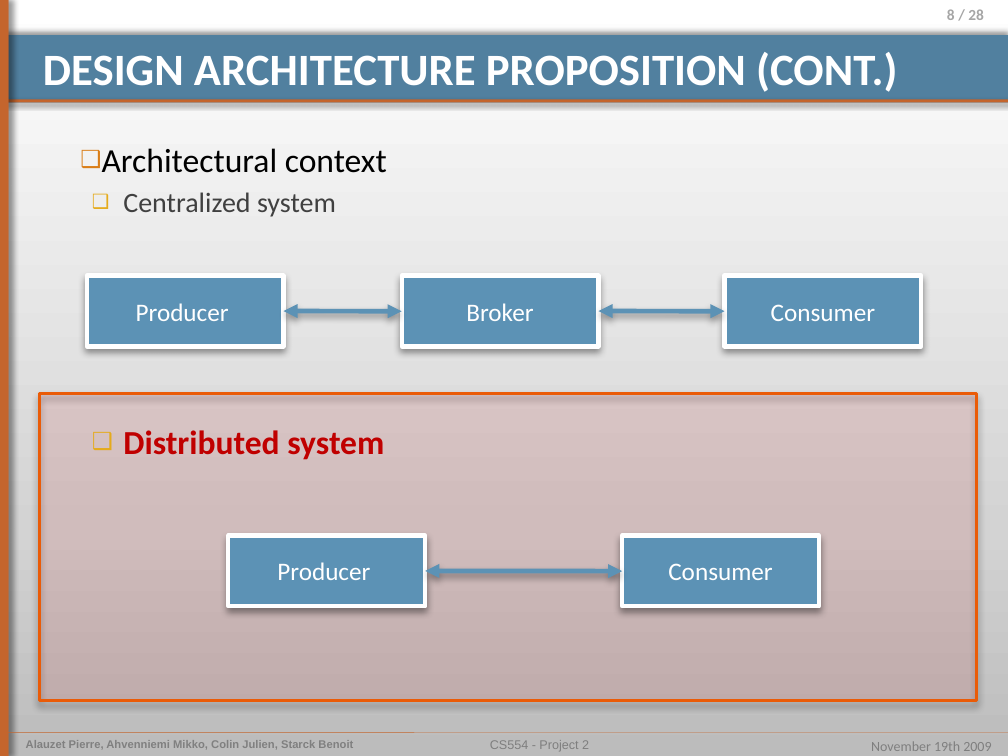
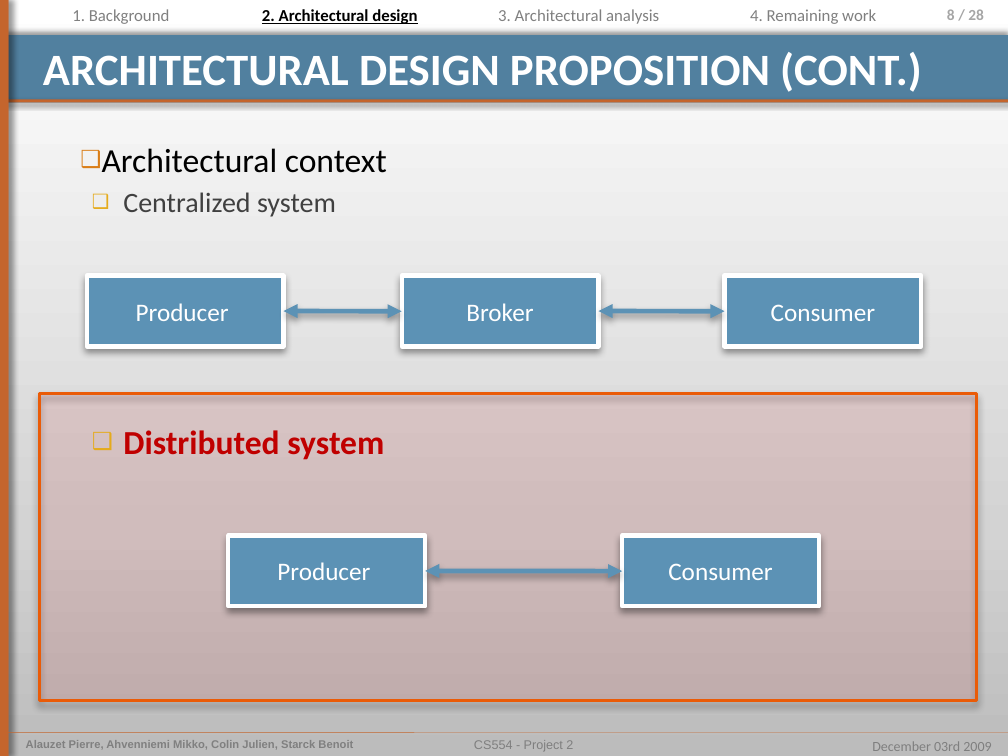
Before and after one commit to pierrealauzet/euroteam, a slide deck: slide 8 of Project 2/Part3/CS554_EuroTeam_Project2_OP6.pptx. Drawn at 1008x756 pixels with LibreOffice and Linux fonts; fonts in the diff are those of the drawing. Boxes give left, top, right and bottom in pixels: in the first picture for what was removed or moved away, otherwise in the second. Text is boxed around its words. In the diff, an @@ line names an element or a change of style, - is before the commit and + after.

```diff
--- a/Project 2/Part3/CS554_EuroTeam_Project2_OP6.pptx
+++ b/Project 2/Part3/CS554_EuroTeam_Project2_OP6.pptx
@@ text added at (x1=72, y1=9, x2=170, y2=24), 12 pt, text #808080 @@
+1. Background
@@ text added at (x1=262, y1=9, x2=417, y2=24), 12 pt, text #000000, bold, underline @@
+2. Architectural design
@@ text added at (x1=498, y1=9, x2=659, y2=24), 12 pt, text #808080 @@
+3. Architectural analysis
@@ text added at (x1=750, y1=9, x2=876, y2=24), 12 pt, text #808080 @@
+4. Remaining work
@@ title at (x1=43, y1=52, x2=922, y2=92): text changed @@
-DESIGN ARCHITECTURE PROPOSITION (CONT.)
+ARCHITECTURAL DESIGN PROPOSITION (CONT.)
@@ text "CS554 - Project 2" moved from (x1=490, y1=740, x2=589, y2=751) to (x1=474, y1=740, x2=573, y2=751) @@
@@ text at (x1=872, y1=741, x2=991, y2=751): text changed @@
-November 19th 2009
+December 03rd 2009
```
Also in this commit, not shown: 14 other slides changed, 9 slides added, 2 slides removed, 1 other file.
